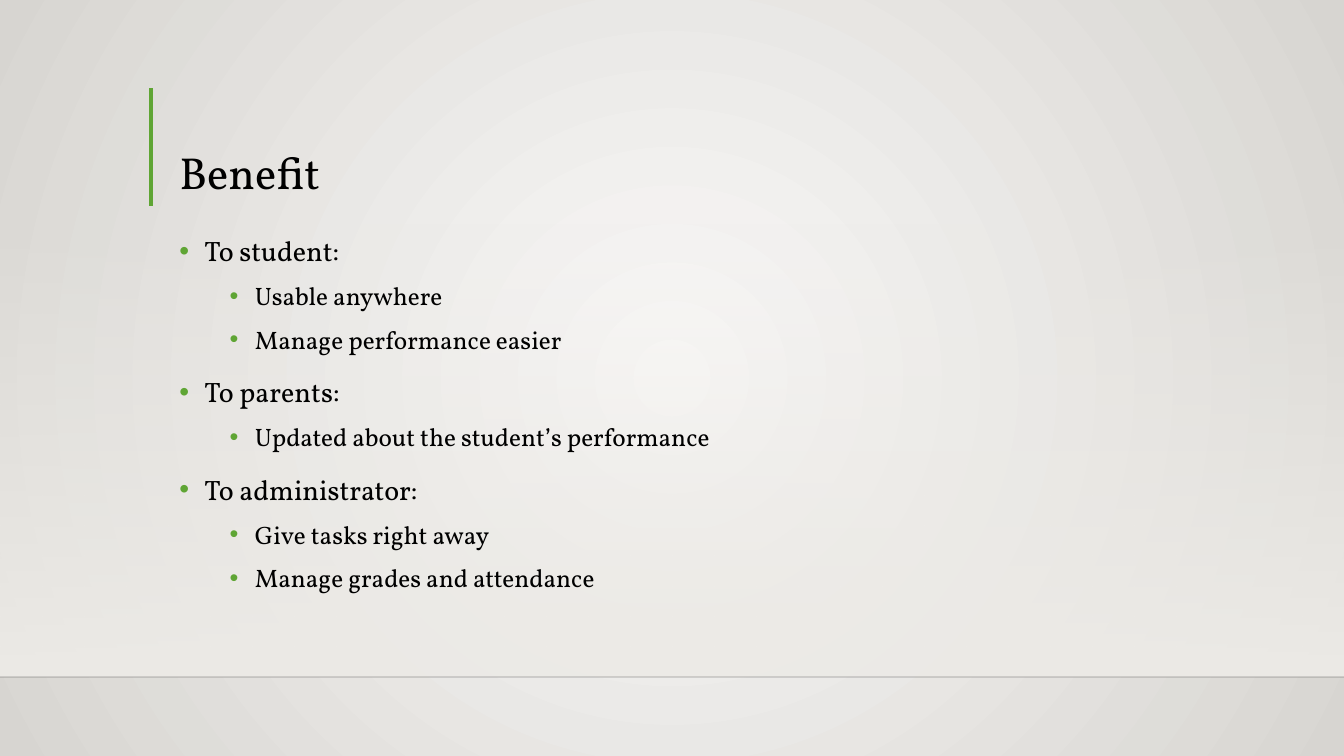
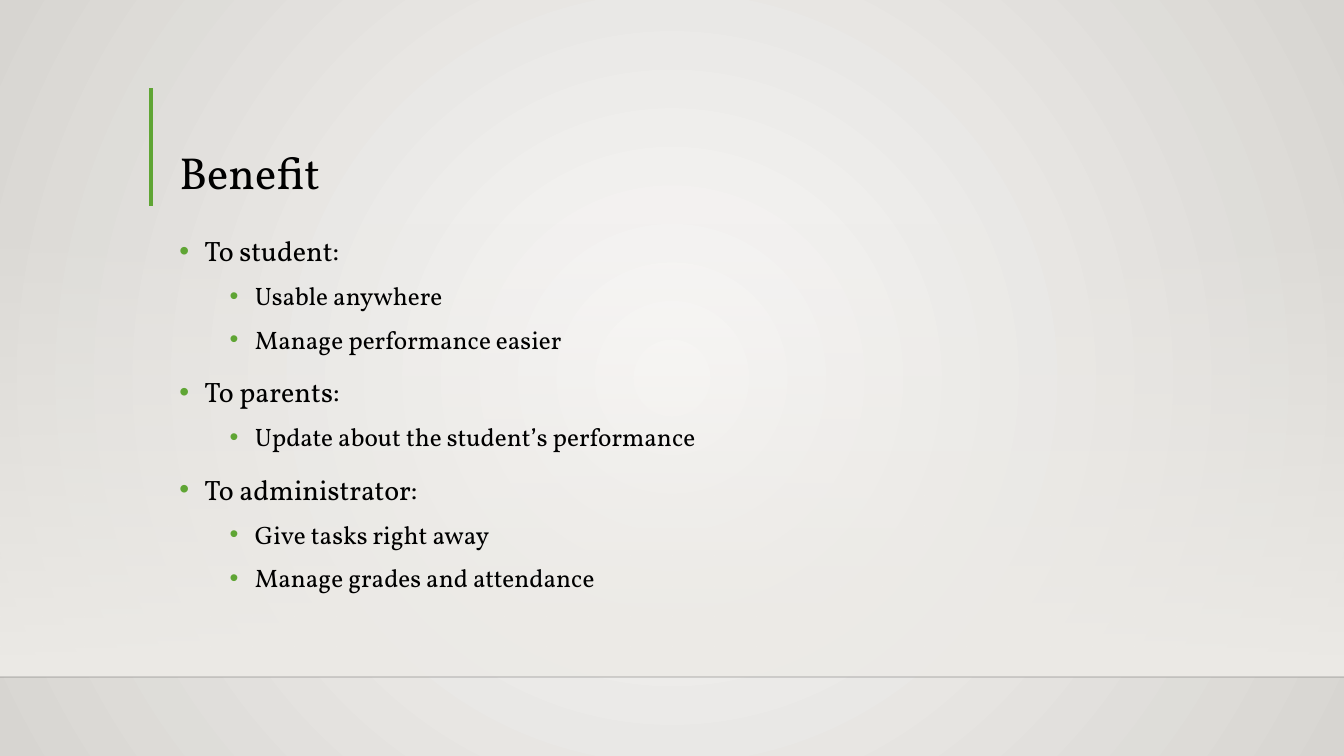
Before and after one commit to seans888/Project---LSC-2, a slide deck: slide 6 of Documentation/MCSPROJ/LSC-LMS PPT.pptx. Drawn at 1344x756 pixels with LibreOffice and Linux fonts; fonts in the diff are those of the drawing; background and template pictures are left out. Boxes give left, top, right and bottom in pixels: in the first picture for what was removed or moved away, otherwise in the second. Text is boxed around its words. In the diff, an @@ line names an element or a change of style, - is before the commit and + after.

```diff
--- a/Documentation/MCSPROJ/LSC-LMS PPT.pptx
+++ b/Documentation/MCSPROJ/LSC-LMS PPT.pptx
@@ text at [255, 428, 696, 452]: text changed @@
-  • Updated about the student’s performance
+  • Update about the student’s performance
```
Also in this commit, not shown: 3 other slides changed.
